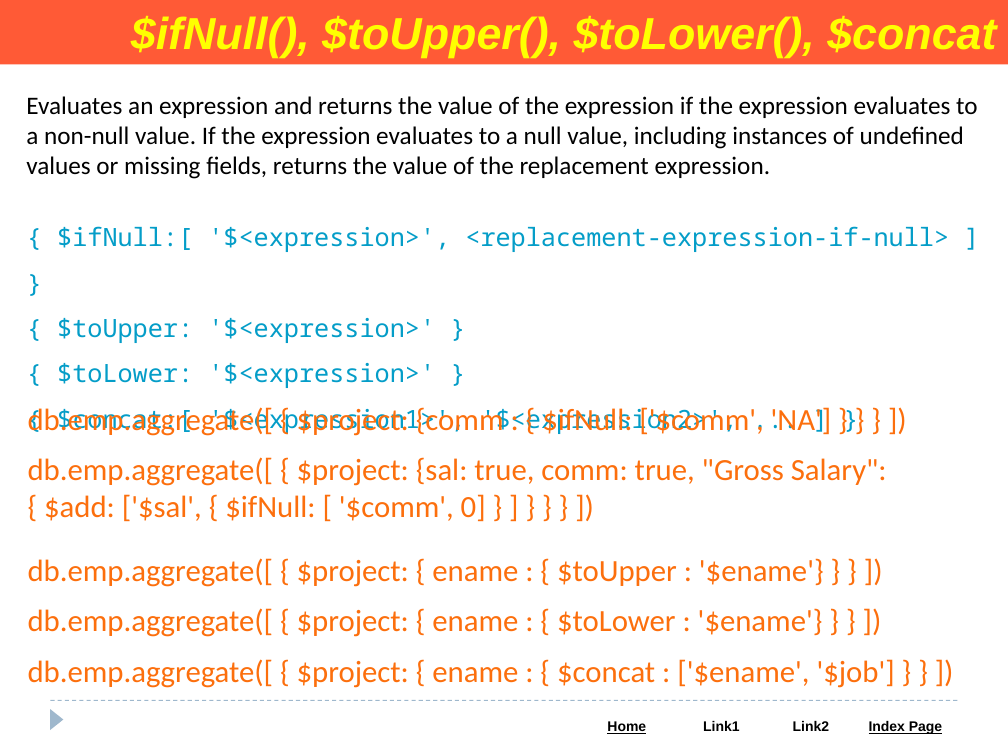
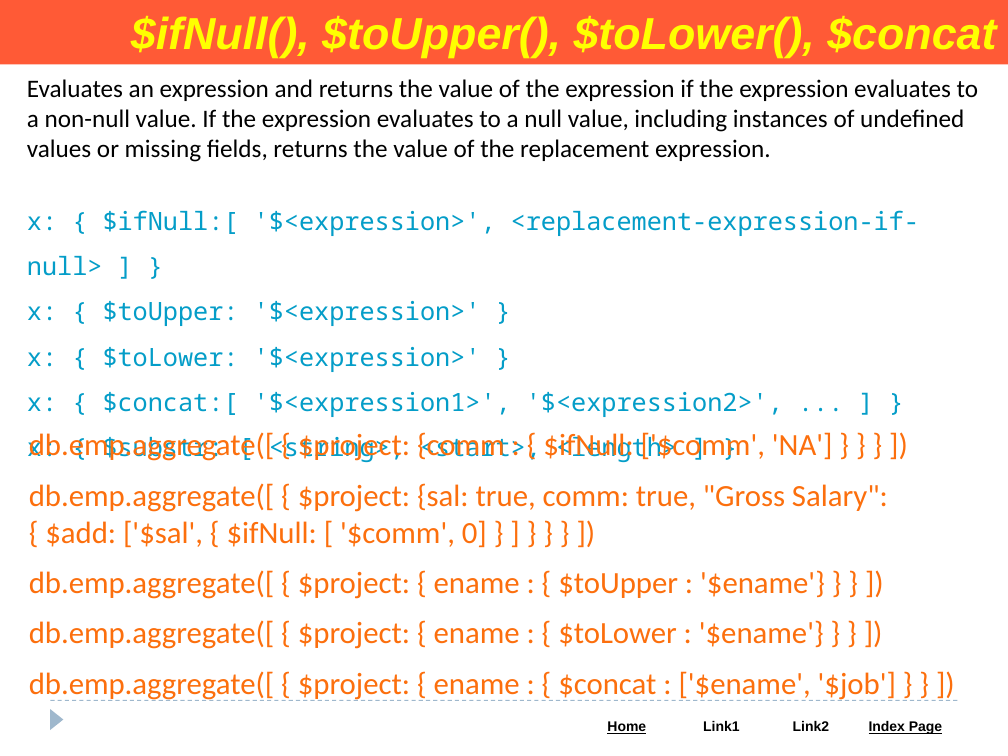
Before and after one commit to Saleel-Bagde/PPT-s, a slide deck: slide 100 of MongoDB PPT.pptx. Drawn at 1008x756 pixels with LibreOffice and Linux fonts; fonts in the diff are those of the drawing. Boxes give left, top, right and bottom in pixels: in the first picture for what was removed or moved away, otherwise in the second. Text is boxed around its words. In the diff, an @@ line names an element or a change of style, - is before the commit and + after.

```diff
--- a/MongoDB PPT.pptx
+++ b/MongoDB PPT.pptx
@@ text "Evaluates an expression and returns ...": place and size @@
-text "Evaluates an expression and returns ..." at [26,96,977,179]
+text "Evaluates an expression and returns ..." at [27,79,978,162]
@@ text at [27,210,919,462]: text changed @@
-{ $ifNull:[ '$<expression>', <replacement-expression-if-null> ] }
-{ $toUpper: '$<expression>' }
-{ $toLower: '$<expression>' }
-{ $concat:[ '$<expression1>', '$<expression2>', ... ] }
+x: { $ifNull:[ '$<expression>', <replacement-expression-if-null> ] }
+x: { $toUpper: '$<expression>' }
+x: { $toLower: '$<expression>' }
+x: { $concat:[ '$<expression1>', '$<expression2>', ... ] }
+x: { $substr: [ <string>, <start>, <length> ] }
@@ text "db.emp.aggregate([ { $project: {comm : ..." rewrapped from [28,407,895,688] to [29,432,896,701] @@
```
Also in this commit, not shown: 5 other slides changed.
